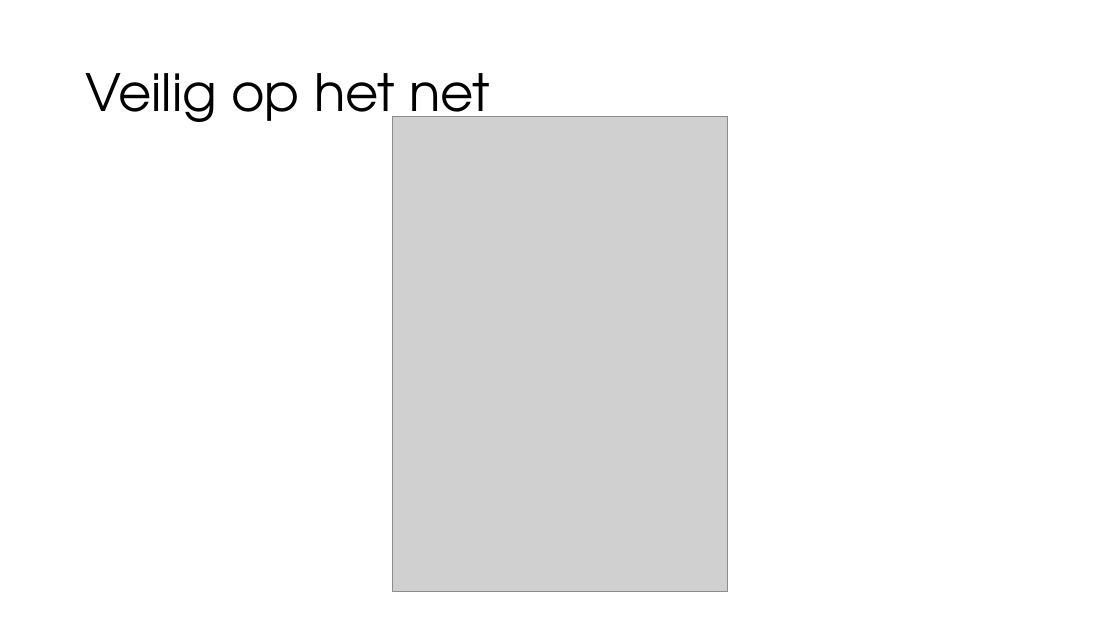
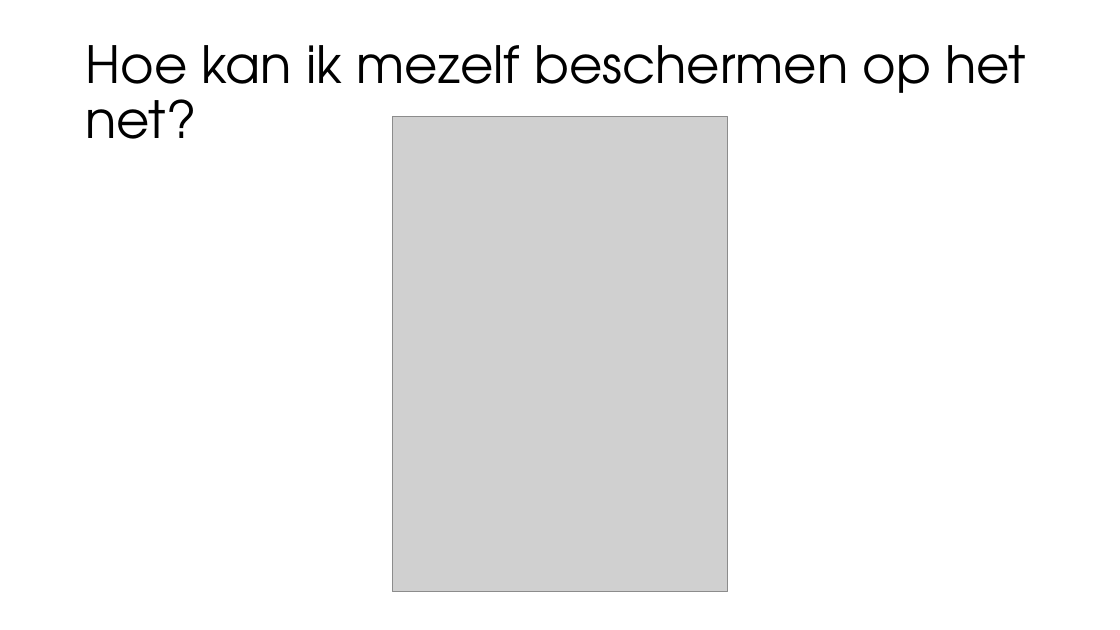
Before and after one commit to JValck/JValck.github.io, a slide deck: slide 1 of IN/VeiligNetwerken/Veilig op het net.pptx. Drawn at 1120x630 pixels with LibreOffice and Linux fonts; fonts in the diff are those of the drawing; grey boxes stand for pictures. Boxes give left, top, right and bottom in pixels: in the first picture for what was removed or moved away, otherwise in the second. Text is boxed around its words. In the diff, an @@ line names an element or a change of style, - is before the commit and + after.

```diff
--- a/IN/VeiligNetwerken/Veilig op het net.pptx
+++ b/IN/VeiligNetwerken/Veilig op het net.pptx
@@ title at [85, 45, 1027, 139]: text changed @@
-Veilig op het net
+Hoe kan ik mezelf beschermen op het net?
```
Also in this commit, not shown: 1 slide added, 1 other file.
